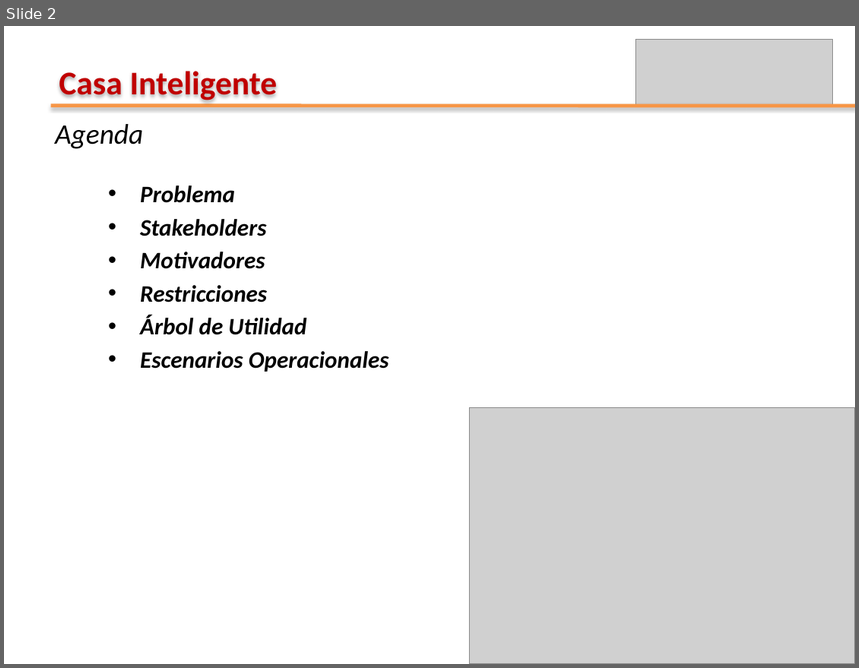
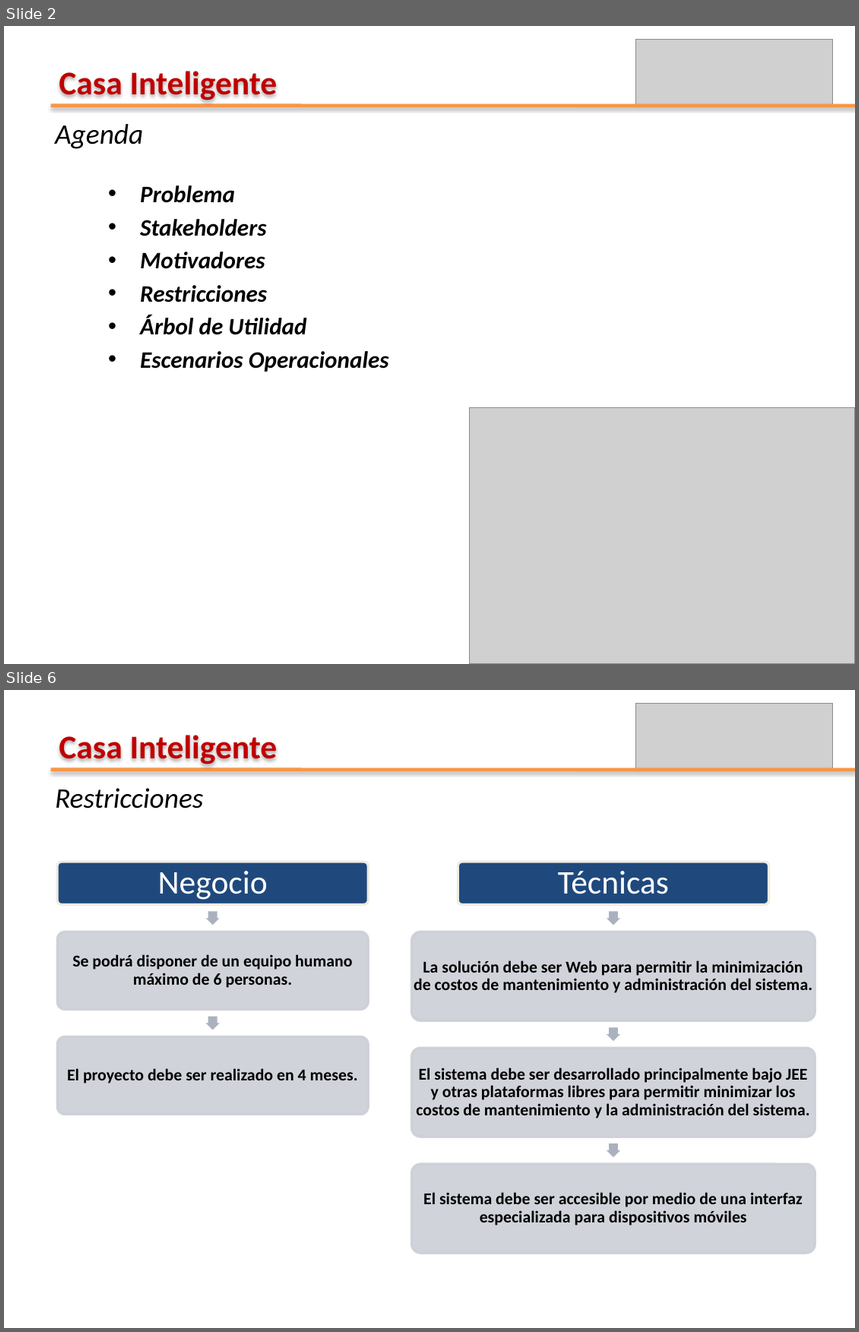
Before and after one commit to leseroth/ingenium-managment, a slide deck: CSOF5204 Arquitectura de Software/0609PrimeraEntregaSAD.pptx. Shown one above the other, each under a label of ours: slide 2 before the commit, slides 2 and 6 after it; the slides between them are not shown. The pictures are 859x668 and 859x1332 pixels, drawn with LibreOffice and Linux fonts; fonts in the diff are those of the drawing; grey boxes stand for pictures. Boxes give left, top, right and bottom in pixels: in the first picture for what was removed or moved away, otherwise in the second. Text is boxed around its words. In the diff, an @@ line names an element or a change of style, - is before the commit and + after.

```diff
--- a/CSOF5204 Arquitectura de Software/0609PrimeraEntregaSAD.pptx
+++ b/CSOF5204 Arquitectura de Software/0609PrimeraEntregaSAD.pptx
@@ slide 6 added at bbox=[4, 690, 855, 1328], background #FFFFFF @@
@@ picture added at bbox=[636, 704, 833, 770] @@
@@ text added at bbox=[59, 735, 278, 764], 28 pt, text #C00000, bold @@
+Casa Inteligente
@@ line added from (51, 770) to (855, 770), #F79646 3 pt @@
@@ text added at bbox=[55, 788, 203, 809], 24 pt, text #000000, italic @@
+Restricciones
@@ group added at bbox=[58, 862, 815, 1253]: 7 rounded rectangles, 7 texts, 5 right arrows @@
+Negocio
+Se podrá disponer de un equipo humano máximo de 6 personas.
+El proyecto debe ser realizado en 4 meses.
+Técnicas
+La solución debe ser Web para permitir la minimización de costos de mantenimiento y administración del sistema.
+El sistema debe ser desarrollado principalmente bajo JEE y otras plataformas libres para permitir minimizar los costos de mantenimiento y la administración del sistema.
+El sistema debe ser accesible por medio de una interfaz especializada para dispositivos móviles
```
Also in this commit, not shown: 5 other slides added, 1 other file.
